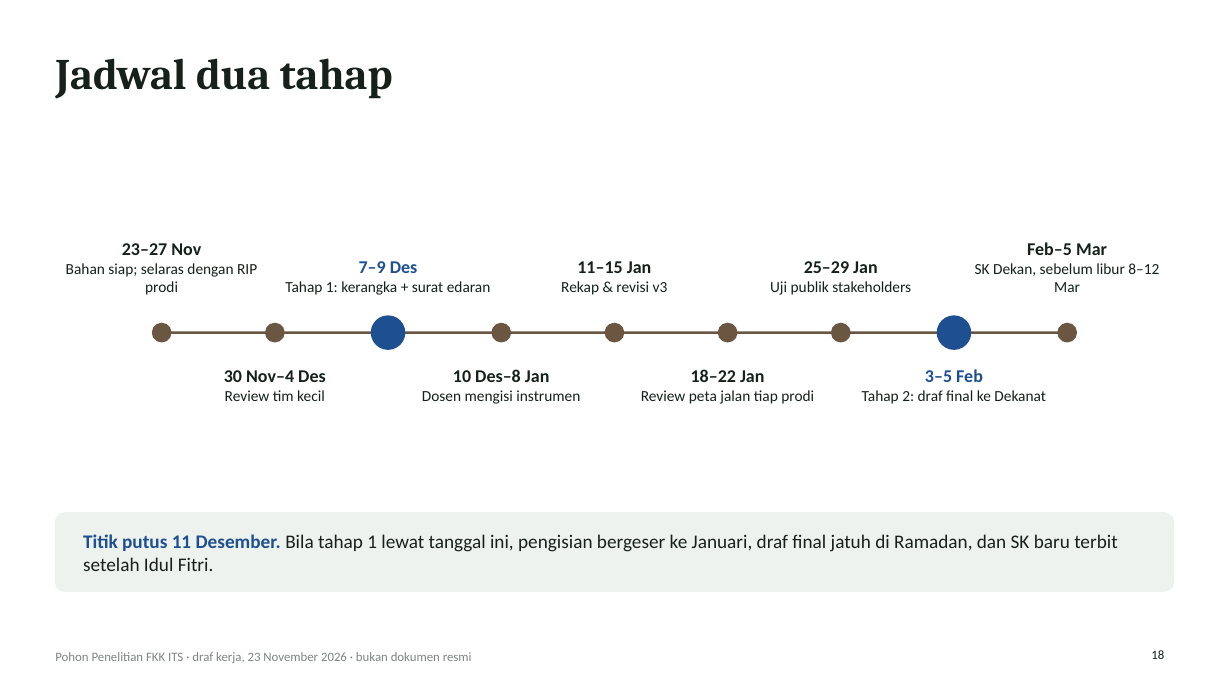
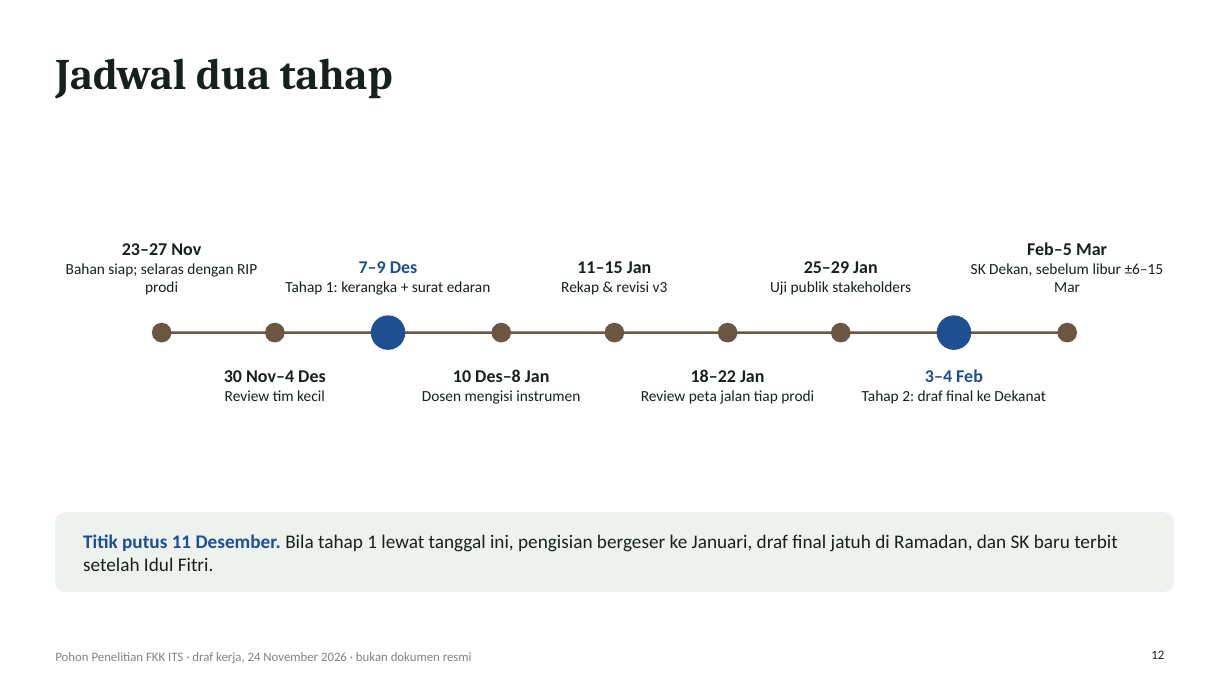
Before and after one commit to anakwirayuda-eng/desa-binaan-dashboard, a slide deck: slide 12 of output/PAPARAN_POHON_PENELITIAN_FKK_ITS.pptx (slide 18 before the commit). Drawn at 1232x693 pixels with LibreOffice and Linux fonts; fonts in the diff are those of the drawing. Boxes give left, top, right and bottom in pixels: in the first picture for what was removed or moved away, otherwise in the second. Text is boxed around its words. In the diff, an @@ line names an element or a change of style, - is before the commit and + after.

```diff
--- a/output/PAPARAN_POHON_PENELITIAN_FKK_ITS.pptx
+++ b/output/PAPARAN_POHON_PENELITIAN_FKK_ITS.pptx
@@ text at bbox=[971, 263, 1164, 292]: text changed @@
-SK Dekan, sebelum libur 8–12 Mar
+SK Dekan, sebelum libur ±6–15 Mar
@@ text at bbox=[925, 369, 983, 382]: text changed @@
-3–5 Feb
+3–4 Feb
@@ text at bbox=[55, 652, 472, 663]: text changed @@
-Pohon Penelitian FKK ITS · draf kerja, 23 November 2026 · bukan dokumen resmi
+Pohon Penelitian FKK ITS · draf kerja, 24 November 2026 · bukan dokumen resmi
@@ page number at bbox=[1151, 650, 1164, 659]: text changed @@
-18
+12
```
Also in this commit, not shown: 20 other slides changed, 2 slides added, 17 other files.
